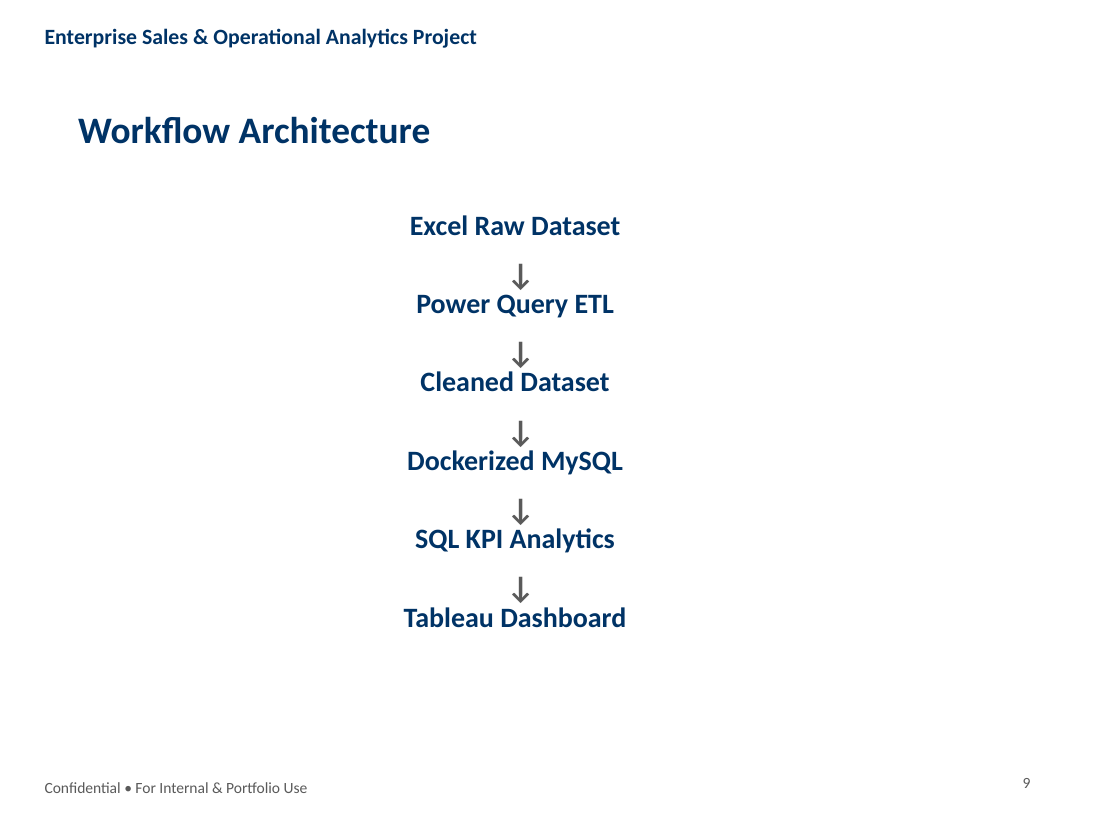
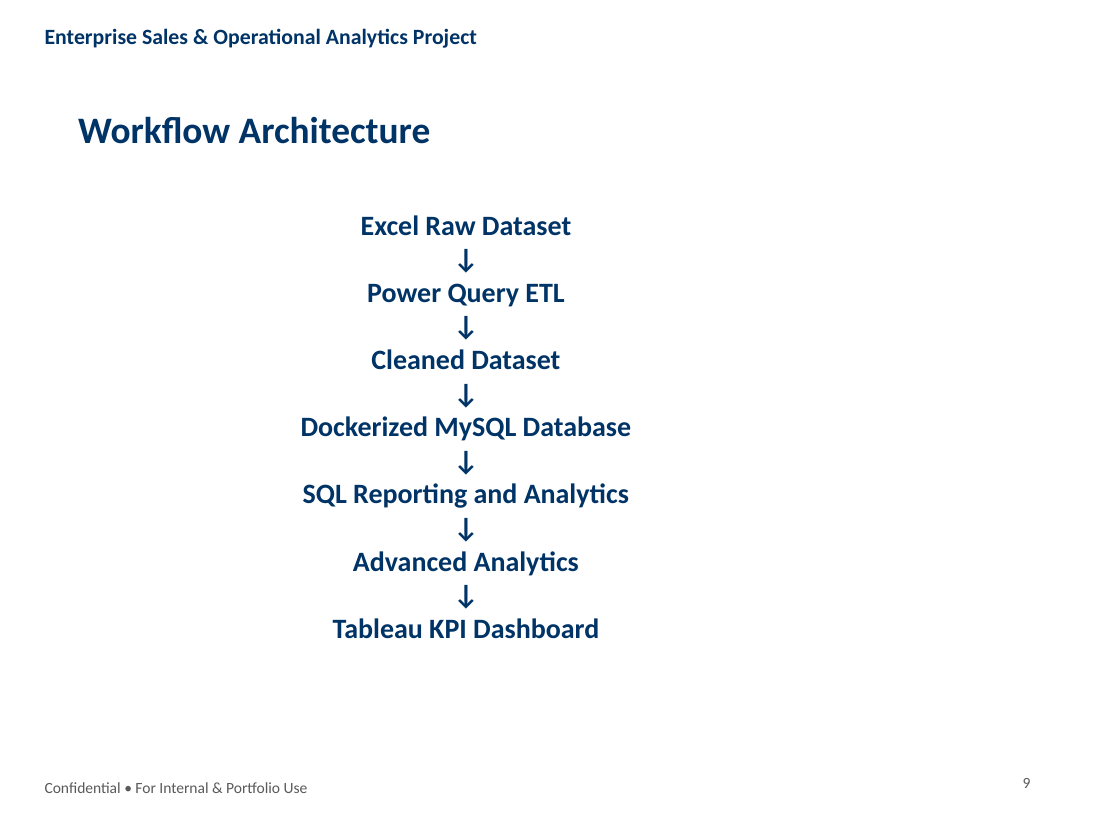
Before and after one commit to Rohit17-TVM/Enterprise-Sales-Analytics-Project, a slide deck: slide 9 of Presentation/Enterprise_Sales_Analytics_Presentation.pptx. Drawn at 1120x840 pixels with LibreOffice and Linux fonts; fonts in the diff are those of the drawing. Boxes give left, top, right and bottom in pixels: in the first picture for what was removed or moved away, otherwise in the second. Text is boxed around its words. In the diff, an @@ line names an element or a change of style, - is before the commit and + after.

Commit message:
Updated enterprise analytics project with advanced analytics and dashboard improvements

```diff
--- a/Presentation/Enterprise_Sales_Analytics_Presentation.pptx
+++ b/Presentation/Enterprise_Sales_Analytics_Presentation.pptx
@@ text removed at box(493, 249, 549, 282) @@
-↓
@@ text at box(301, 283, 632, 639): paragraphs added @@
+↓
+Power Query ETL
+↓
+Cleaned Dataset
+↓
+Dockerized MySQL Database
+↓
+SQL Reporting and Analytics
+↓
+Advanced Analytics
+↓
+Tableau KPI Dashboard
@@ text removed at box(416, 294, 614, 318) @@
-Power Query ETL
@@ text removed at box(493, 327, 549, 361) @@
-↓
@@ text removed at box(420, 371, 609, 392) @@
-Cleaned Dataset
@@ text removed at box(493, 405, 549, 439) @@
-↓
@@ text removed at box(407, 450, 623, 475) @@
-Dockerized MySQL
@@ text removed at box(493, 484, 549, 517) @@
-↓
@@ text removed at box(415, 528, 615, 553) @@
-SQL KPI Analytics
@@ text removed at box(493, 562, 549, 596) @@
-↓
@@ text removed at box(404, 607, 626, 628) @@
-Tableau Dashboard
```
Also in this commit, not shown: 7 other slides changed, 1 slide added, 15 other files.
